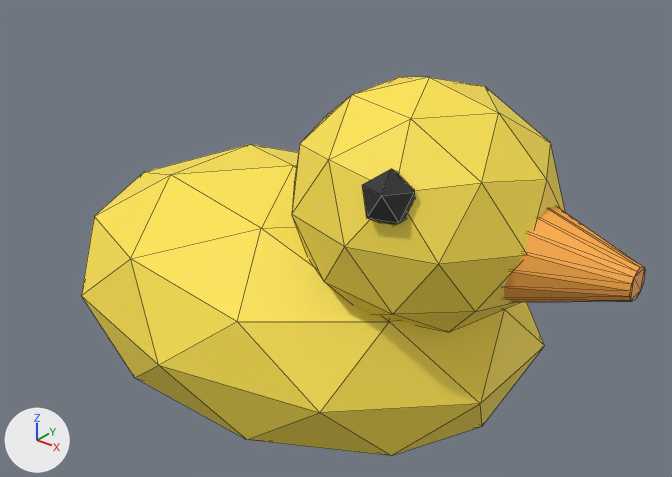
The glTF model assets/models/toy-clutter/rubber-duck.glb: old version first, new version second.
Before and after are seen from a 50 mm lens placed at (0.841, -0.952, 0.947), pointed at (0.058, 0.027, 0.34). Lighting does not change. The marker at lower left points along +X, +Y and +Z. The older version comes first. Mesh edges are drawn as thin lines. Where no turn or scale is listed for an object, it has been applied to the vertices.

The scene before the commit, as lines of its bpy script (objects in view):
```python
me_棱角球_052 = bpy.data.meshes.new('棱角球.052')
me_棱角球_052.from_pydata(...)  # an icosphere of 80 faces spanning x -0.95..0.95, y -1.0..1.0, z -1.0..1.0
me_棱角球_052.materials.append(mat_yellow_025)  # yellow #ffe550
me_棱角球_053 = bpy.data.meshes.new('棱角球.053')
me_棱角球_053.from_pydata(...)  # an icosphere of 80 faces spanning x -0.95..0.95, y -1.0..1.0, z -1.0..1.0
me_棱角球_053.materials.append(mat_yellow_025)  # yellow #ffe550
me_棱角球_054 = bpy.data.meshes.new('棱角球.054')
me_棱角球_054.from_pydata(...)  # an icosphere of 20 faces spanning x -0.0313..0.0313, y -0.0298..0.0298, z -0.035..0.035
me_棱角球_054.materials.append(mat_black_025)  # black #272727
me_锥体_009 = bpy.data.meshes.new('锥体.009')
me_锥体_009.from_pydata(...)  # a 16-sided cut cone along x (radius 0.08 at the low end, 0.02 at the high end) spanning x -0.09..0.09, y -0.08..0.08, z -0.08..0.08
me_锥体_009.materials.append(mat_orange_025)  # orange #ffad45
ob_beak = bpy.data.objects.new('beak', me_锥体_009)
ob_beak.location = (0.45, -0.05, 0.46)
ob_body = bpy.data.objects.new('body', me_棱角球_052)
ob_body.location = (0.0, 0.0, 0.25)
ob_body.scale = (0.4, 0.28, 0.2)
ob_eye = bpy.data.objects.new('eye', me_棱角球_054)
ob_eye.location = (0.3, -0.18, 0.54)
ob_head = bpy.data.objects.new('head', me_棱角球_053)
ob_head.location = (0.26, -0.05, 0.48)
ob_head.scale = (0.18, 0.16, 0.16)
```
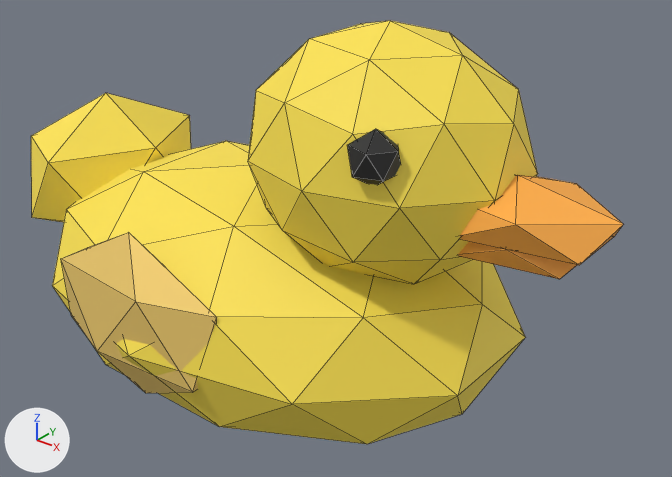
Pixel boxes (x1, y1, x2, y2) of what changed, in the pictures (672 x 477 px):
'body', moved, rescaled
    before: (81, 144, 545, 456)
    after: (52, 141, 525, 444)
'head', moved, rescaled (6% wider)
    before: (292, 77, 565, 332)
    after: (248, 21, 538, 284)
'side wing left', added (yellow)
    after: (61, 232, 217, 393)
'tail lift', added (yellow)
    after: (31, 93, 191, 222)
'upper orange bill', added (orange)
    after: (460, 175, 623, 265)
'beak', deleted (orange)
    before: (504, 206, 645, 302)
'eye', moved
    before: (362, 169, 416, 225)
    after: (347, 129, 401, 185)
'lower orange bill', added (orange)
    after: (458, 242, 577, 279)

The change, as a diff of the scene's bpy script:
```diff
--- a/assets/models/toy-clutter/rubber-duck.glb.py
+++ b/assets/models/toy-clutter/rubber-duck.glb.py
@@ mat_gold_007 @@
+mat_gold_007 = principled_material('gold.007')
+mat_gold_007.base_color = (0.95, 0.67, 0.18)  # yellow #f9d676
+mat_gold_007.metallic = 0.25
+mat_gold_007.roughness = 0.65
@@ me_棱角球_007 @@
+me_棱角球_007.from_pydata(...)  # an icosphere of 20 faces spanning x -0.134..0.134, y -0.077..0.077, z -0.045..0.045
+me_棱角球_007.materials.append(mat_orange_025)  # orange #ffad45
@@ me_棱角球_004 @@
+me_棱角球_004.from_pydata(...)  # an icosphere of 20 faces spanning x -0.116..0.116, y -0.153..0.153, z -0.13..0.13
+me_棱角球_004.materials.append(mat_yellow_025)  # yellow #ffe550
@@ me_棱角球_005 @@
+me_棱角球_005.from_pydata(...)  # an icosphere of 20 faces spanning x -0.161..0.161, y -0.038..0.038, z -0.13..0.13
+me_棱角球_005.materials.append(mat_gold_007)  # yellow #f9d676
@@ me_棱角球_008 @@
+me_棱角球_008.from_pydata(...)  # an icosphere of 20 faces spanning x -0.116..0.116, y -0.064..0.064, z -0.032..0.032
+me_棱角球_008.materials.append(mat_orange_025)  # orange #ffad45
@@ ob_beak @@
-ob_beak = bpy.data.objects.new('beak', me_锥体_009)
-ob_beak.location = (0.45, -0.05, 0.46)
@@ ob_body @@
 ob_body = bpy.data.objects.new('body', me_棱角球_052)
-ob_body.location = (0.0, 0.0, 0.25)
-ob_body.scale = (0.4, 0.28, 0.2)
+ob_body.location = (-0.05, 0.0, 0.25)
+ob_body.scale = (0.42, 0.29, 0.19)
@@ ob_eye @@
 ob_eye = bpy.data.objects.new('eye', me_棱角球_054)
-ob_eye.location = (0.3, -0.18, 0.54)
+ob_eye.location = (0.26, -0.155, 0.57)
@@ ob_head @@
 ob_head = bpy.data.objects.new('head', me_棱角球_053)
-ob_head.location = (0.26, -0.05, 0.48)
-ob_head.scale = (0.18, 0.16, 0.16)
+ob_head.location = (0.18, -0.02, 0.52)
+ob_head.scale = (0.2, 0.17, 0.17)
@@ ob_upper_orange_bill @@
+ob_upper_orange_bill = bpy.data.objects.new('upper orange bill', me_棱角球_007)
+ob_upper_orange_bill.location = (0.37, -0.02, 0.49)
@@ ob_tail_lift @@
+ob_tail_lift = bpy.data.objects.new('tail lift', me_棱角球_004)
+ob_tail_lift.location = (-0.42, 0.0, 0.35)
@@ ob_side_wing_left @@
+ob_side_wing_left = bpy.data.objects.new('side wing left', me_棱角球_005)
+ob_side_wing_left.location = (-0.08, -0.245, 0.28)
@@ ob_lower_orange_bill @@
+ob_lower_orange_bill = bpy.data.objects.new('lower orange bill', me_棱角球_008)
+ob_lower_orange_bill.location = (0.36, -0.02, 0.455)
```
